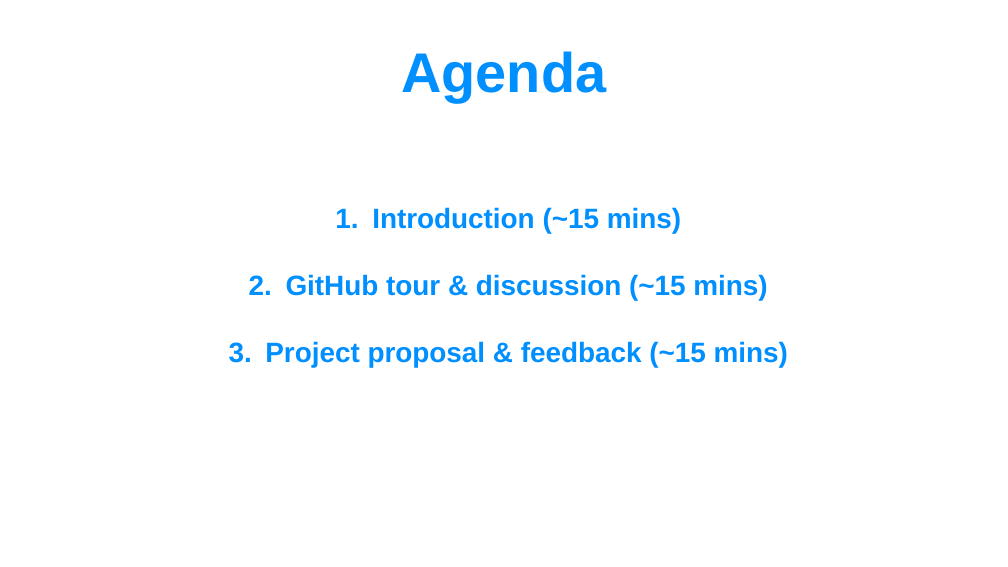
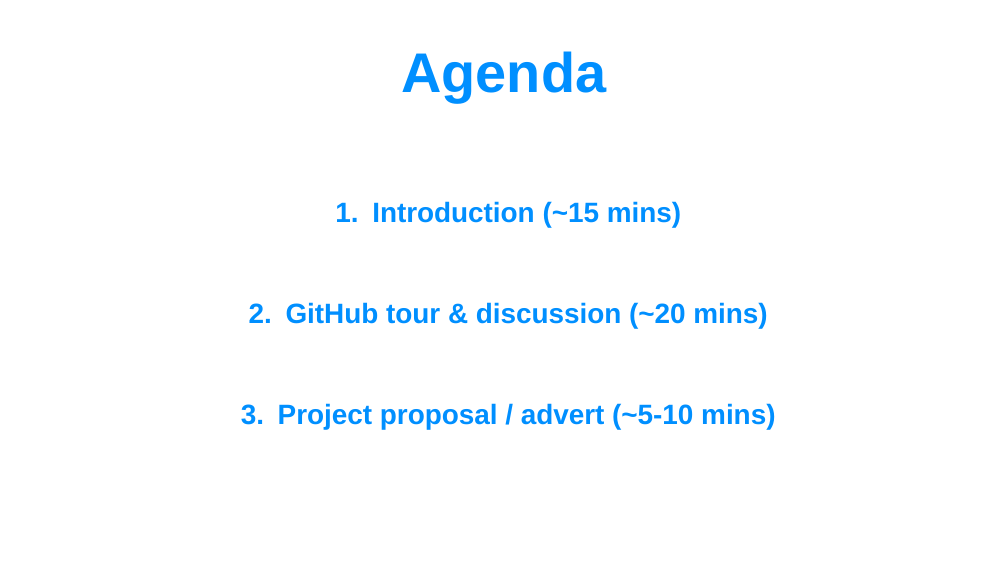
Before and after one commit to TMSMultiLab/TMSMultiLab, a slide deck: slide 2 of Meetings/2025_01_31_TMSMultiLab_Intro.pptx. Drawn at 1008x567 pixels with LibreOffice and Linux fonts; fonts in the diff are those of the drawing. Boxes give left, top, right and bottom in pixels: in the first picture for what was removed or moved away, otherwise in the second. Text is boxed around its words. In the diff, an @@ line names an element or a change of style, - is before the commit and + after.

```diff
--- a/Meetings/2025_01_31_TMSMultiLab_Intro.pptx
+++ b/Meetings/2025_01_31_TMSMultiLab_Intro.pptx
@@ text "Introduction (~15 mins)": place and size @@
-text "Introduction (~15 mins)" at [265, 207, 788, 367]
+text "Introduction (~15 mins)" at [278, 201, 775, 429]
@@ text at [278, 302, 775, 429]: text changed @@
-2. GitHub tour & discussion (~15 mins)
-3. Project proposal & feedback (~15 mins)
+2. GitHub tour & discussion (~20 mins)
+3. Project proposal / advert (~5-10 mins)
```
Also in this commit, not shown: 7 other slides changed, 2 slides added.
